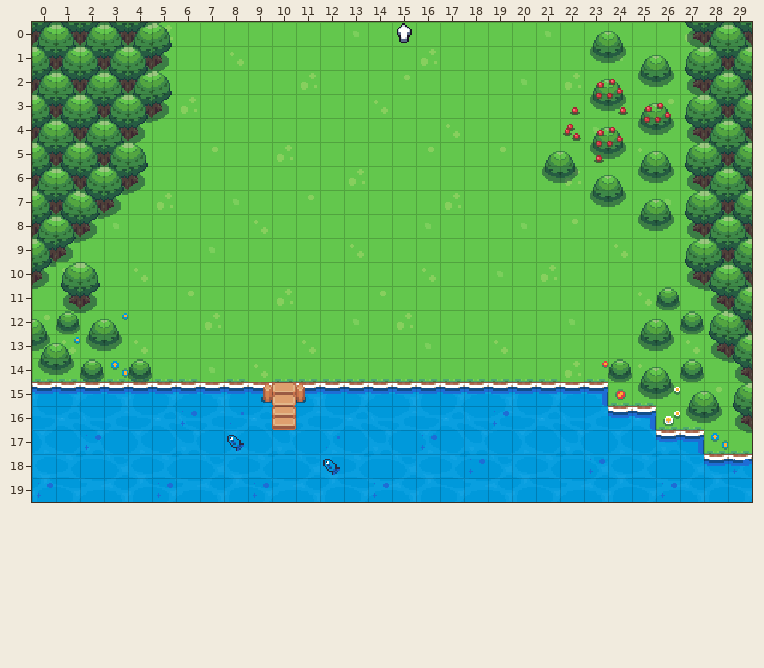
An edit to a level. Tiled map, assets/mapas/mapaRio.tmx. The first picture shows the starting point.
Cells are 16x16 px. Shown: x 0..29, y 0..19.
After:
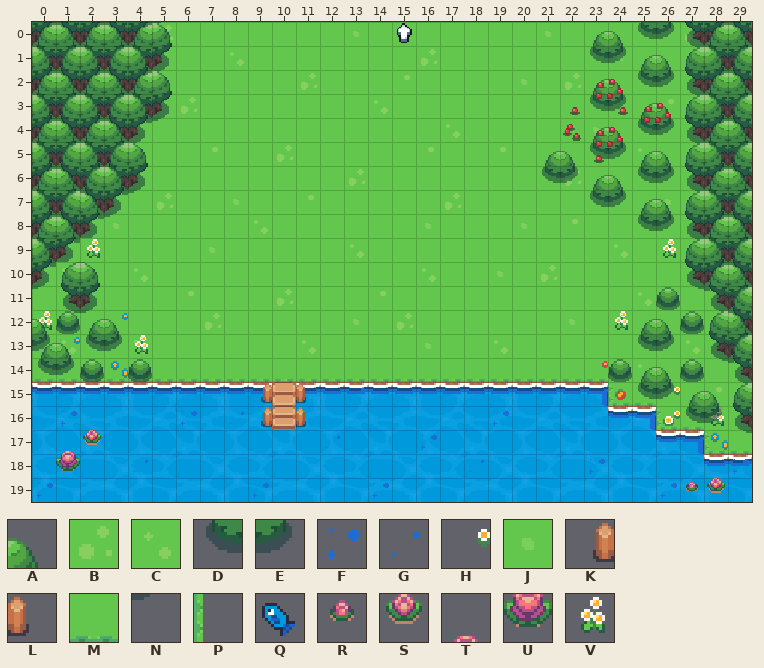
Key: from "survivorsTileset": A 114, B 129, C 130, D 177, E 178, F 212, G 215, H 224, J 258, K 359, L 361, M 473, N 502, P 526, Q 817, R 890, S 1018, T 1082, U 1146, V 2102.
_ is an empty cell.
Tiles of an added or newly shown layer are drawn over the layers below it.
Edits made:
Layer "Terreno":
y 14: x 7 J -> M; x 9 C -> M; x 22 B -> M
Layer "terrenoDetalhes":
y 0: x 25..26 __ -> DE
y 9: x 2 N -> V; x 26 _ -> V
y 12: x 0 A -> V; x 24 _ -> V
y 13: x 4 _ -> V
y 15: x 24 _ -> P
y 16: x 9 _ -> K; x 11 _ -> L; x 26 H -> P; x 28 E -> V
y 17: x 1..2 __ -> TS; x 28 _ -> P
y 18: x 1 _ -> U
y 19: x 27..28 __ -> RS
Layer "TerMaisDetEDecoracao":
y 15: x 13 _ -> G
y 16: x 1 _ -> F
y 17: x 2 F -> _; x 8 Q -> _
y 18: x 4 _ -> G; x 12 Q -> _; x 18 F -> G
y 19: x 5 F -> _
Layer "maisDecoSobDeco" (added):
y 12: x 0 _ -> A
y 16: x 26 _ -> H; x 28 _ -> E
